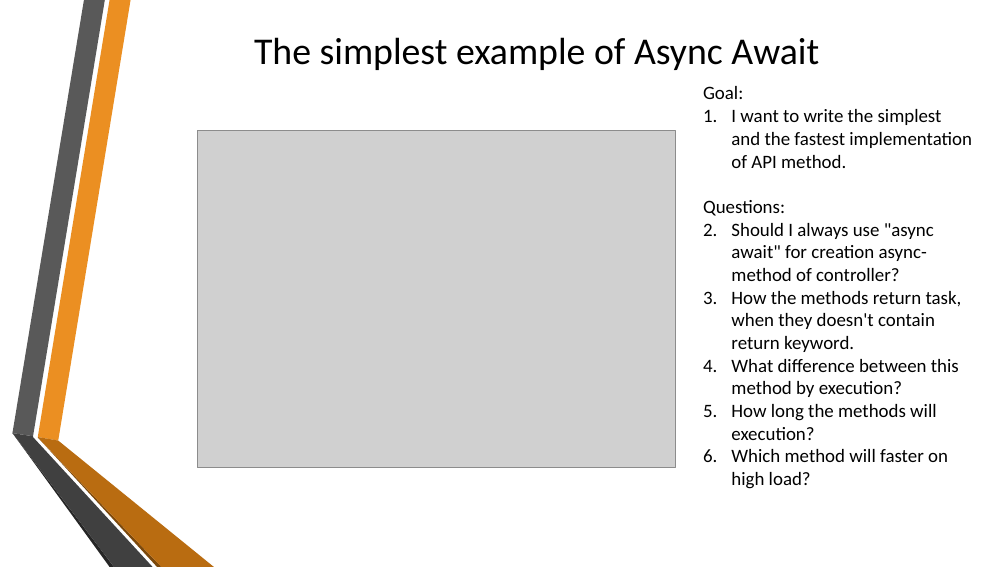
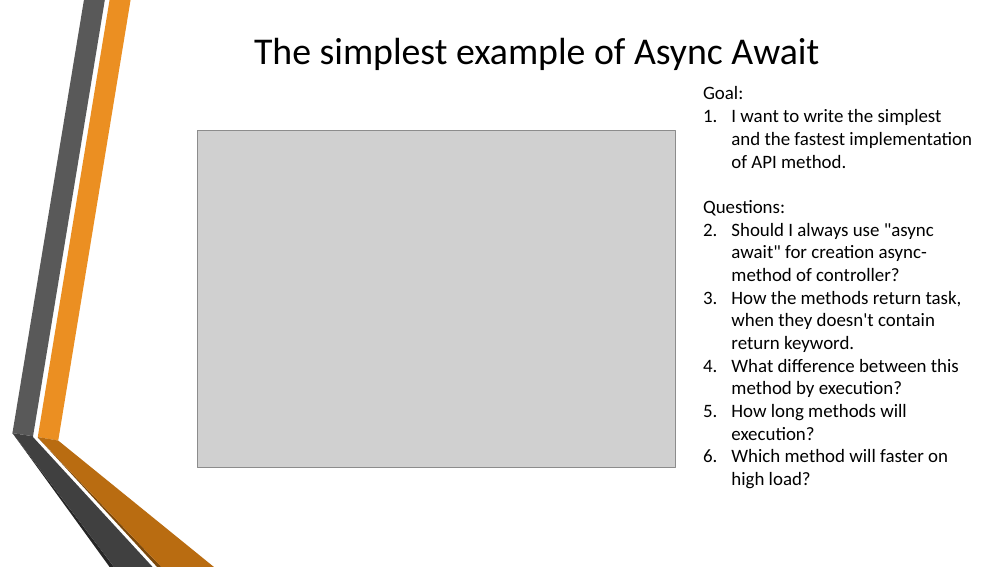
Before and after one commit to sflusov/AsyncAwaitPitfalls, a slide deck: slide 3 of Async Await and their pitfalls.pptx. Drawn at 1008x567 pixels with LibreOffice and Linux fonts; fonts in the diff are those of the drawing; grey boxes stand for pictures; background and template pictures are left out. Boxes give left, top, right and bottom in pixels: in the first picture for what was removed or moved away, otherwise in the second. Text is boxed around its words. In the diff, an @@ line names an element or a change of style, - is before the commit and + after.

Commit message:
Examples of  foreachAsync

```diff
--- a/Async Await and their pitfalls.pptx
+++ b/Async Await and their pitfalls.pptx
@@ text at <box>731,404,906,440</box>: text changed @@
-4. How long the methods will execution?
+4. How long methods will execution?
```
Also in this commit, not shown: 2 other slides changed, 2 other files.
